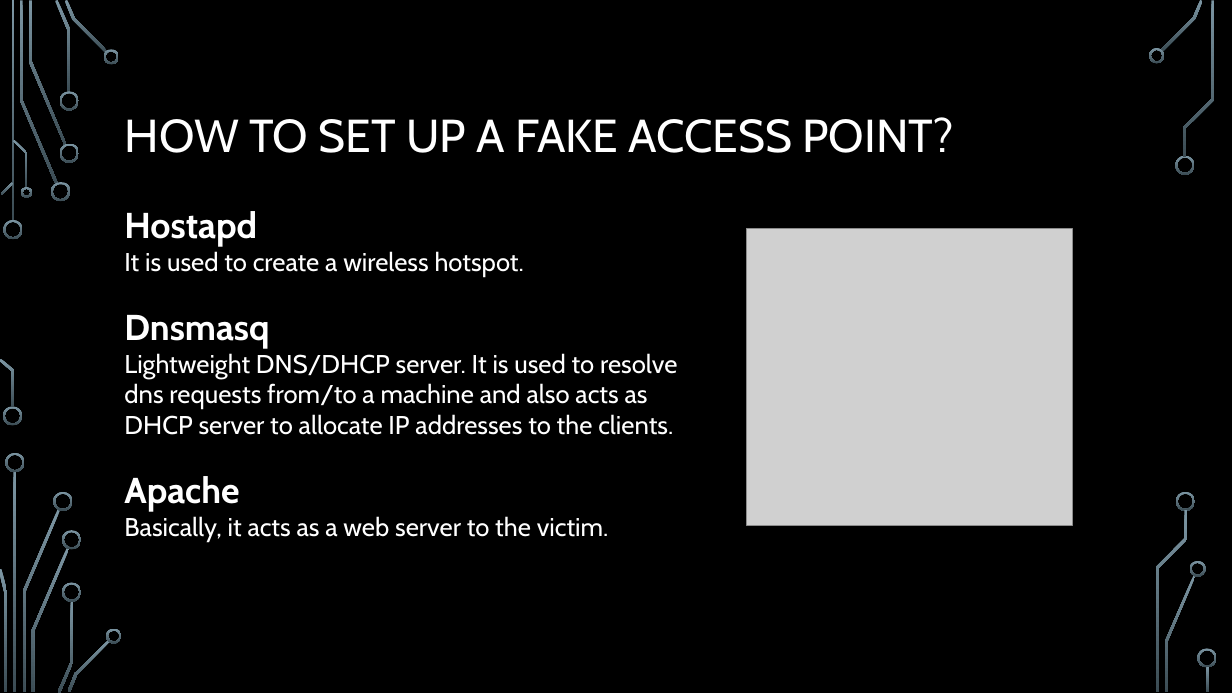
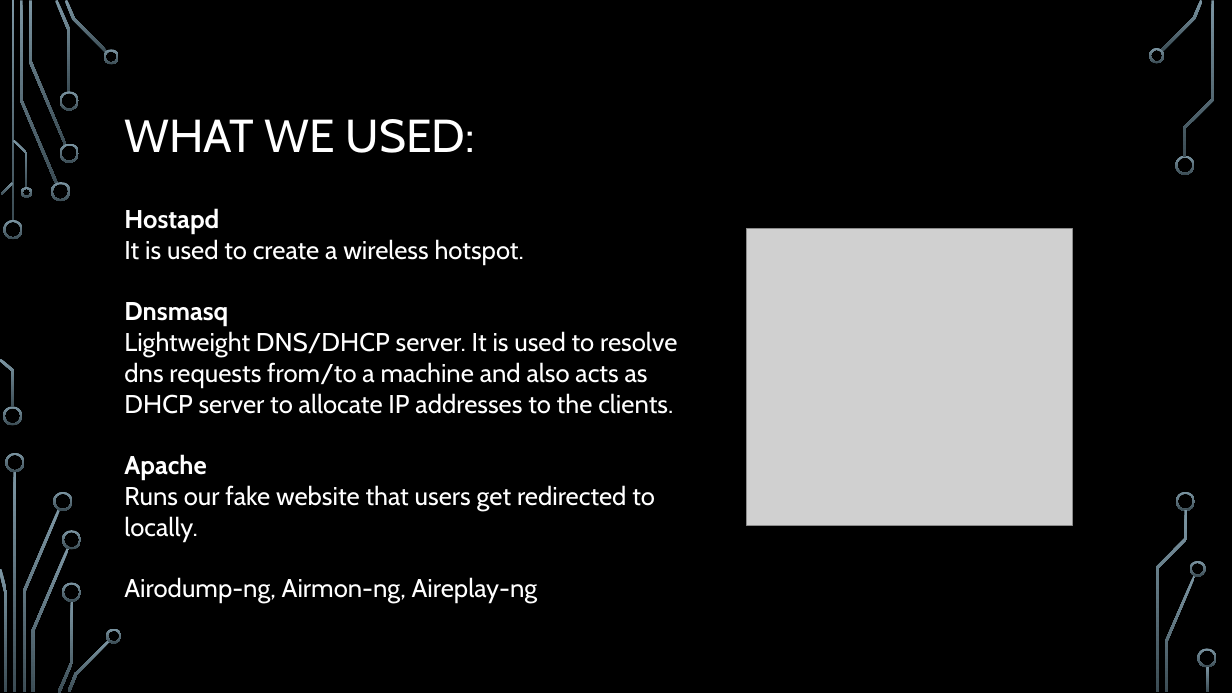
Before and after one commit to jessethd/EthicalHackingFinal, a slide deck: slide 4 of Presentation.pptx. Drawn at 1232x693 pixels with LibreOffice and Linux fonts; fonts in the diff are those of the drawing; grey boxes stand for pictures; background and template pictures are left out. Boxes give left, top, right and bottom in pixels: in the first picture for what was removed or moved away, otherwise in the second. Text is boxed around its words. In the diff, an @@ line names an element or a change of style, - is before the commit and + after.

```diff
--- a/Presentation.pptx
+++ b/Presentation.pptx
@@ title at [125, 119, 475, 153]: text changed @@
-HOW TO SET UP A FAKE ACCESS POINT?
+WHAT WE USED:
@@ text at [124, 208, 228, 480]: size 28 to 20 pt in "Hostapd", "Dnsmasq", "Apache" @@
@@ text at [124, 485, 655, 603]: text changed @@
-Basically, it acts as a web server to the victim.
+Runs our fake website that users get redirected to locally.
+Airodump-ng, Airmon-ng, Aireplay-ng
```
Also in this commit, not shown: 2 other slides changed.
